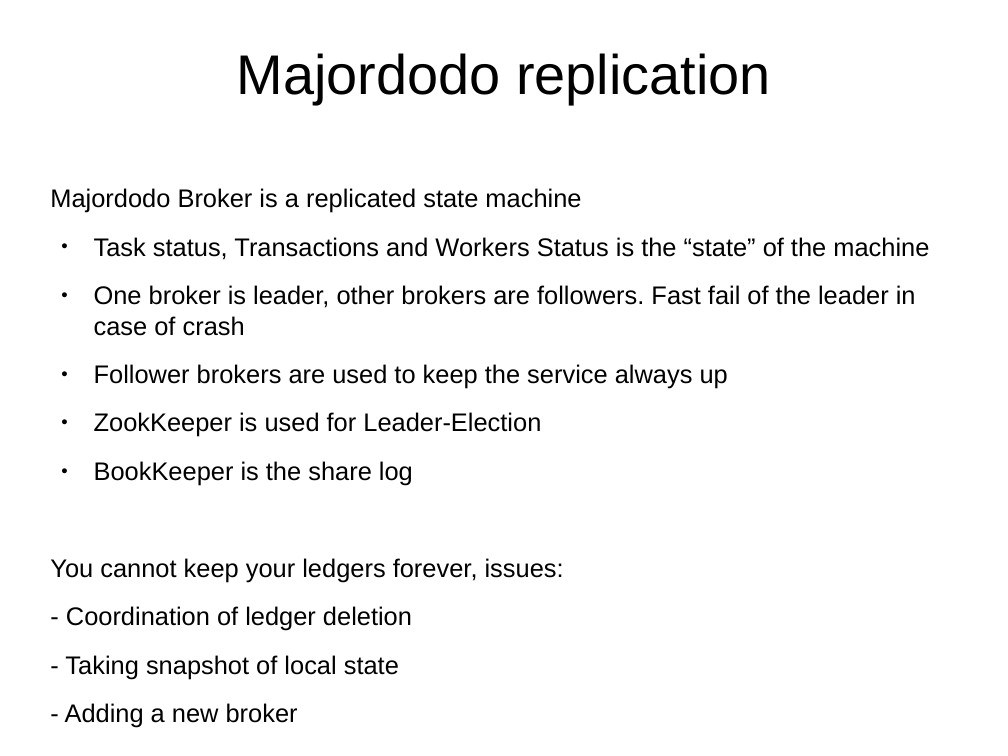
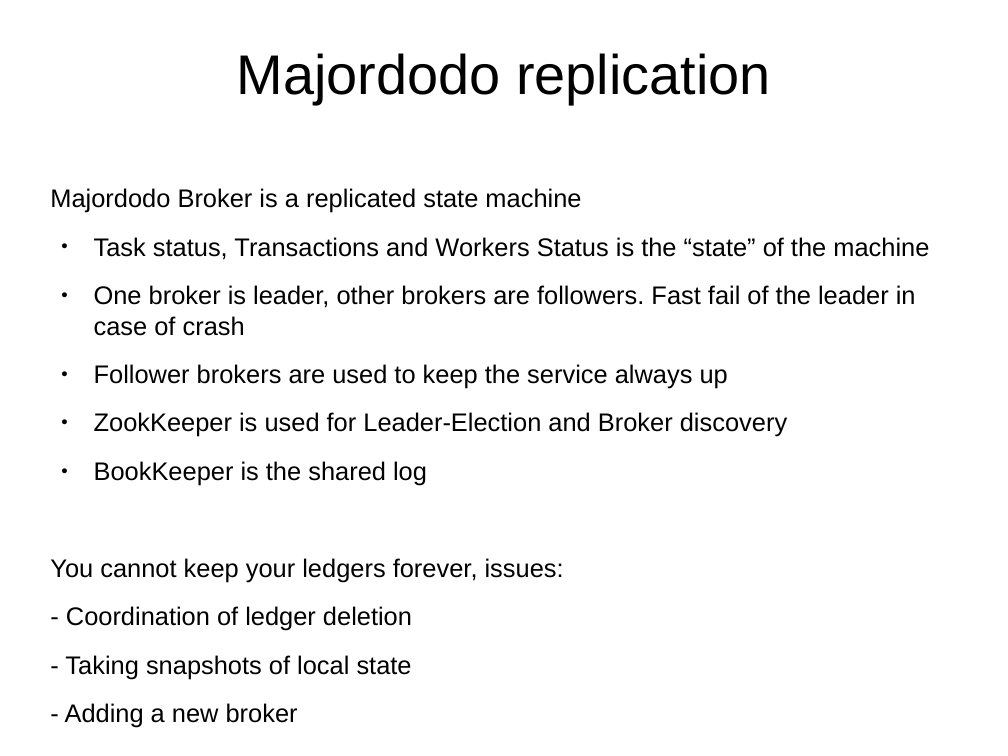
Before and after one commit to diennea/majordodo, a slide deck: slide 14 of docs/apacheconeurope2016.odp (slide 10 before the commit). Drawn at 1008x756 pixels with LibreOffice and Linux fonts; fonts in the diff are those of the drawing; background and template pictures are left out. Boxes give left, top, right and bottom in pixels: in the first picture for what was removed or moved away, otherwise in the second. Text is boxed around its words. In the diff, an @@ line names an element or a change of style, - is before the commit and + after.

```diff
--- a/docs/apacheconeurope2016.odp
+++ b/docs/apacheconeurope2016.odp
@@ text at bbox=[94, 412, 787, 485]: text changed @@
-● ZookKeeper is used for Leader-Election
-● BookKeeper is the share log
+● ZookKeeper is used for Leader-Election and Broker discovery
+● BookKeeper is the shared log
@@ text at bbox=[65, 655, 412, 679]: text changed @@
-- Taking snapshot of local state
+- Taking snapshots of local state
```
Also in this commit, not shown: 6 other slides changed, 6 slides added, 1 other file.
